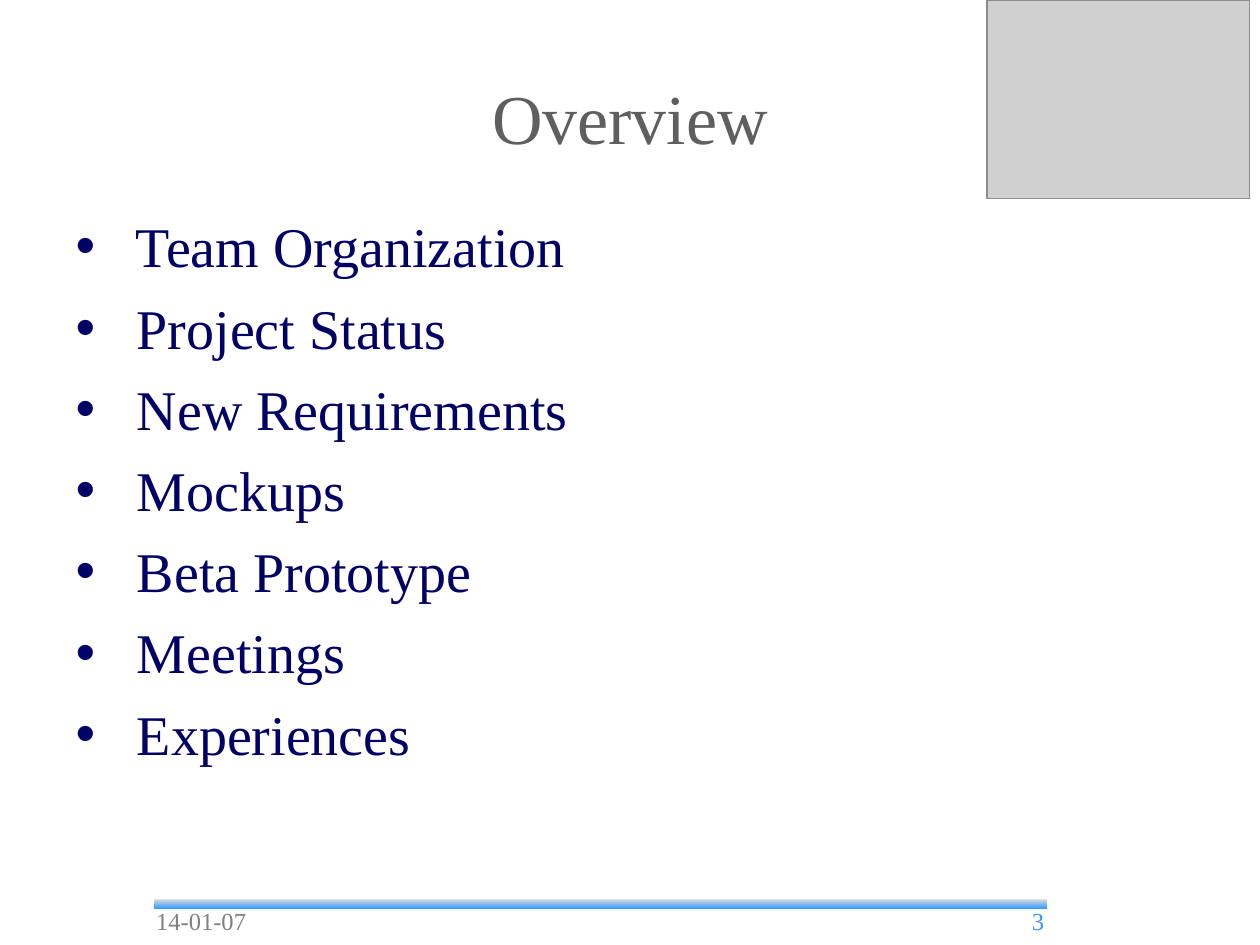
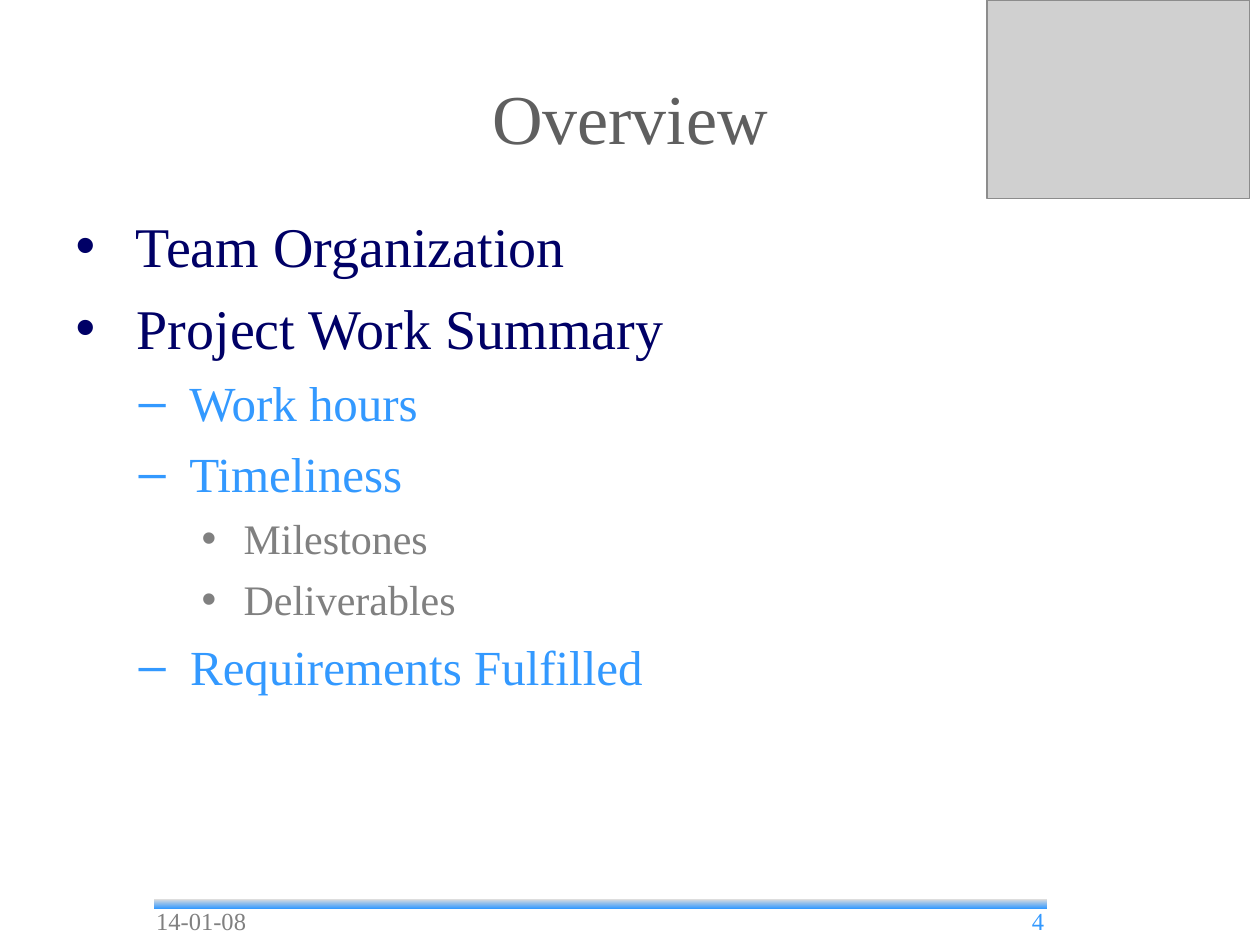
Before and after one commit to andrea-bottoli/DSD, a slide deck: slide 4 of Documentation/Presentations/Final_Presentation.odp (slide 3 before the commit). Drawn at 1260x945 pixels with LibreOffice and Linux fonts; fonts in the diff are those of the drawing; grey boxes stand for pictures; background and template pictures are left out. Boxes give left, top, right and bottom in pixels: in the first picture for what was removed or moved away, otherwise in the second. Text is boxed around its words. In the diff, an @@ line names an element or a change of style, - is before the commit and + after.

```diff
--- a/Documentation/Presentations/Final_Presentation.odp
+++ b/Documentation/Presentations/Final_Presentation.odp
@@ text at [137,310,663,695]: text changed; size 32 to 28 pt; text colour #000066 to #3399FF @@
-• Project Status
-• New Requirements
-• Mockups
-• Beta Prototype
-• Meetings
-• Experiences
+• Project Work Summary
+  – Work hours
+  – Timeliness
+    • Milestones
+    • Deliverables
+  – Requirements Fulfilled
@@ text at [156,914,246,930]: text changed @@
-14-01-07
+14-01-08
@@ page number at [1032,914,1044,930]: text changed @@
-3
+4
```
Also in this commit, not shown: 6 other slides changed, 5 slides added, 25 slides removed, 1 other file.
